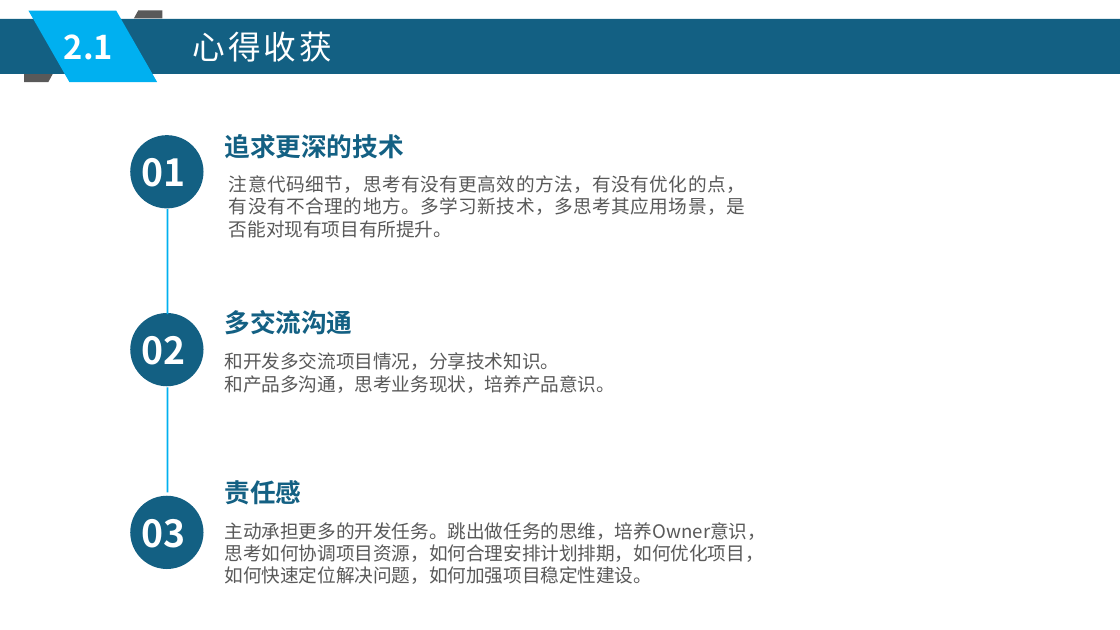
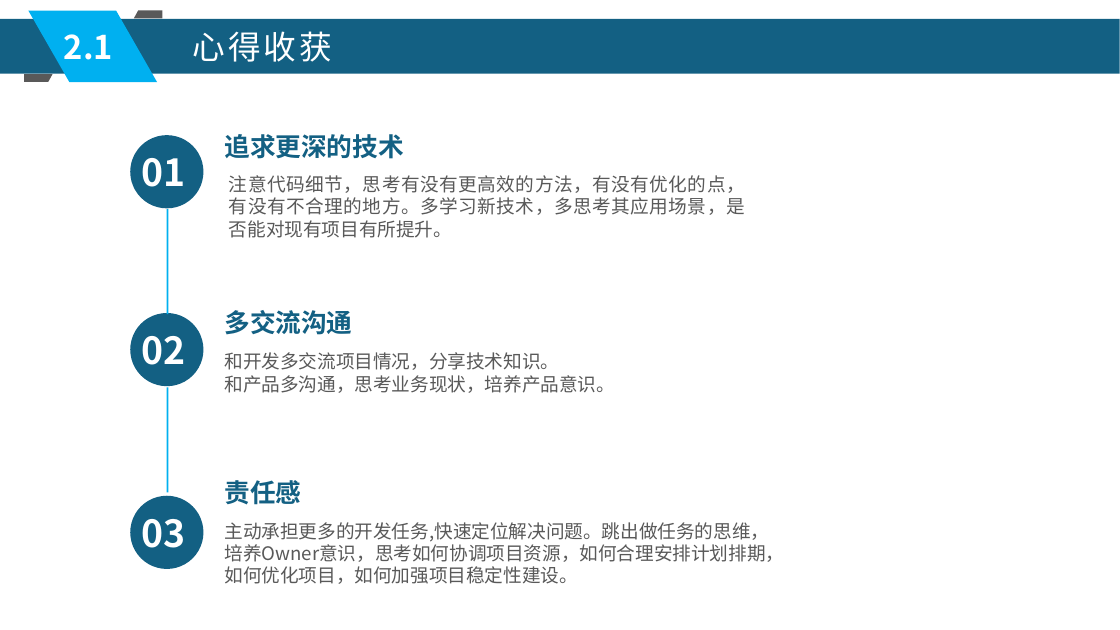
Before and after one commit to xljnc/husky-starter, a slide deck: slide 8 of doc/zzdb.pptx. Drawn at 1120x630 pixels with LibreOffice and Linux fonts; fonts in the diff are those of the drawing. Boxes give left, top, right and bottom in pixels: in the first picture for what was removed or moved away, otherwise in the second. Text is boxed around its words. In the diff, an @@ line names an element or a change of style, - is before the commit and + after.

```diff
--- a/doc/zzdb.pptx
+++ b/doc/zzdb.pptx
@@ freeform shape at [24, 74, 53, 82]: outline redrawn @@
@@ text at [224, 522, 784, 584]: text changed @@
-主动承担更多的开发任务。跳出做任务的思维，培养Owner意识，
-思考如何协调项目资源，如何合理安排计划排期，如何优化项目，
-如何快速定位解决问题，如何加强项目稳定性建设。
+主动承担更多的开发任务,快速定位解决问题。跳出做任务的思维，
+培养Owner意识，思考如何协调项目资源，如何合理安排计划排期，
+如何优化项目，如何加强项目稳定性建设。
```
Also in this commit, not shown: 11 other slides changed.
